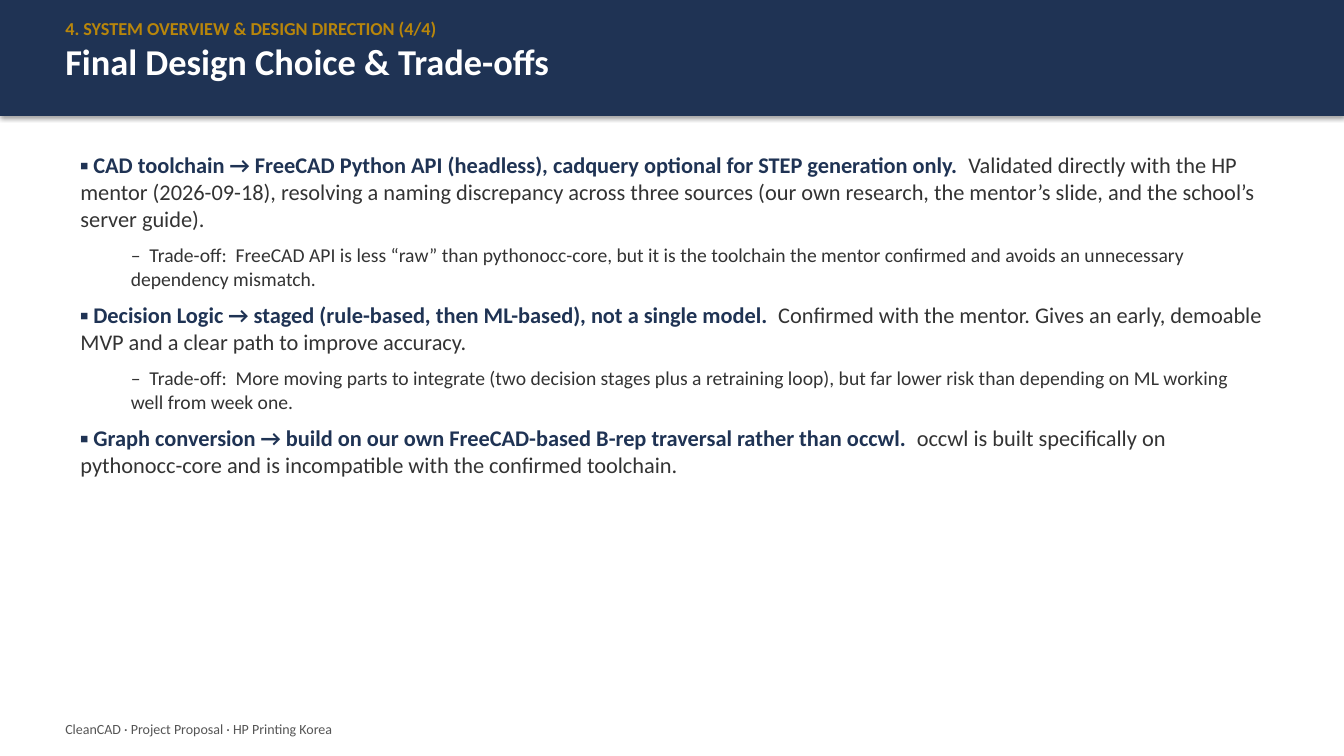
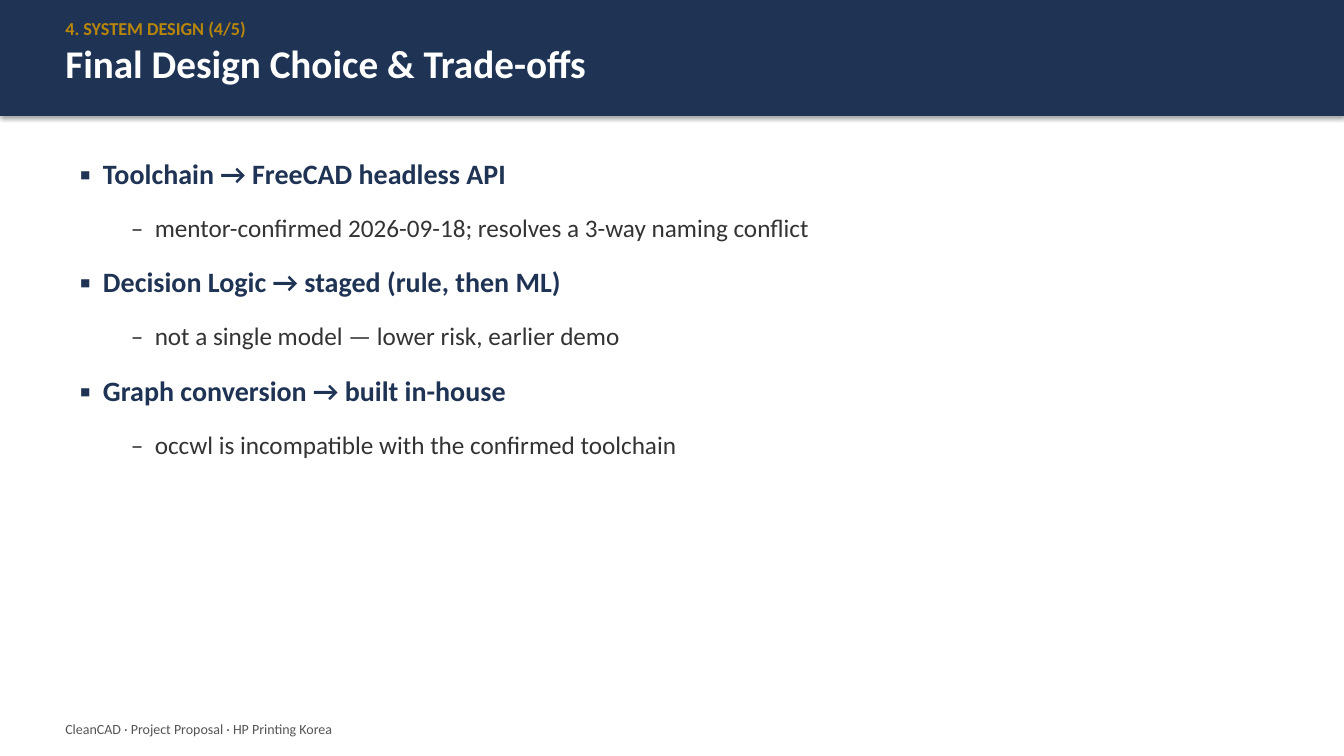
Before and after one commit to Junoh-Lee111/CapstoneProject-HP-Mold-Part-Defeaturing, a slide deck: slide 10 of docs/Project_Proposal.pptx. Drawn at 1344x756 pixels with LibreOffice and Linux fonts; fonts in the diff are those of the drawing. Boxes give left, top, right and bottom in pixels: in the first picture for what was removed or moved away, otherwise in the second. Text is boxed around its words. In the diff, an @@ line names an element or a change of style, - is before the commit and + after.

```diff
--- a/docs/Project_Proposal.pptx
+++ b/docs/Project_Proposal.pptx
@@ text at bbox=[65, 22, 246, 38]: text changed @@
-4. SYSTEM OVERVIEW & DESIGN DIRECTION (4/4)
+4. SYSTEM DESIGN (4/5)
@@ text at bbox=[65, 50, 586, 85]: size 26 to 28 pt in "Final Design Choice & Trade-offs" @@
@@ text at bbox=[103, 164, 809, 458]: text changed; size 16 to 18 pt @@
-▪ CAD toolchain → FreeCAD Python API (headless), cadquery optional for STEP generation only. Validated directly with the HP mentor (2026-09-18), resolving a naming discrepancy across three sources (our own research, the mentor’s slide, and the school’s server guide).
-  – Trade-off: FreeCAD API is less “raw” than pythonocc-core, but it is the toolchain the mentor confirmed and avoids an unnecessary dependency mismatch.
-▪ Decision Logic → staged (rule-based, then ML-based), not a single model. Confirmed with the mentor. Gives an early, demoable MVP and a clear path to improve accuracy.
-  – Trade-off: More moving parts to integrate (two decision stages plus a retraining loop), but far lower risk than depending on ML working well from week one.
-▪ Graph conversion → build on our own FreeCAD-based B-rep traversal rather than occwl. occwl is built specifically on pythonocc-core and is incompatible with the confirmed toolchain.
+▪ Toolchain → FreeCAD headless API
+  – mentor-confirmed 2026-09-18; resolves a 3-way naming conflict
+▪ Decision Logic → staged (rule, then ML)
+  – not a single model — lower risk, earlier demo
+▪ Graph conversion → built in-house
+  – occwl is incompatible with the confirmed toolchain
```
Also in this commit, not shown: 15 other slides changed, 1 slide added, 6 other files.
